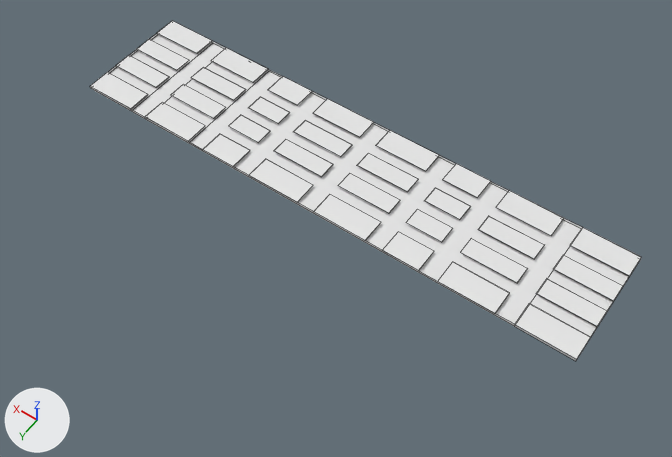
Before and after pictures for a commit that changed the FBX model JDBaconNewUnity/Assets/Prefabs/Mesh Prefabs/Level 4/Street Layout.FBX.
Camera for both pictures: a 50 mm lens placed at (-891.0, 2118.0, 2666.0), pointed at (359.0, 367.0, -85.0). The axes (+X, +Y, +Z) are drawn at lower left. The lights are the same throughout. Mesh edges are drawn as thin lines. Where no turn or scale is listed for an object, it has been applied to the vertices.

Objects in the first picture: 'Street'.
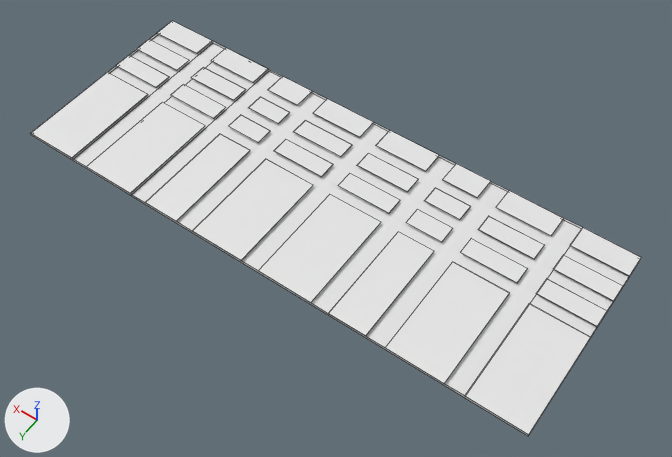
Commit message: Travis Banks: Modifying level 4 street layout

What differs and where, as boxes [x1, y1, x2, y2] in the pictures (672 x 457 px; the box of a moved part takes in the faces that stretch with it):
```json
{"object": "Street", "change": "reshaped", "before": [90, 21, 641, 361], "after": [31, 21, 641, 436], "on screen": "11% wider, 22% taller"}
{"part": 1, "of": "me_street_ncl1_1", "change": "moved or reshaped", "before": [90, 33, 579, 361], "after": [31, 33, 579, 436]}
```

The change, as JSON lines over the scene's bpy script:
```json
{"block": "me_street_ncl1_1", "where": "me_street_ncl1_1.from_pydata(...)  # 268 vertices, 169 faces, 12 loose edges; spans x -635.0..1575.0, y -100.0..407.0, z -11.0..2.0"}
{"block": "me_street_ncl1_1", "where": "# used by ob_street; location = (0.0, 0.0, 2.0)"}
{"block": "me_street_ncl1_1", "change": "me_street_ncl1_1 part 1: all 38 vertices in x -635.0..1575.0, y 407.0, z -11.0..2.0 are moved by (0.0, 328.0, 0.0)"}
```
